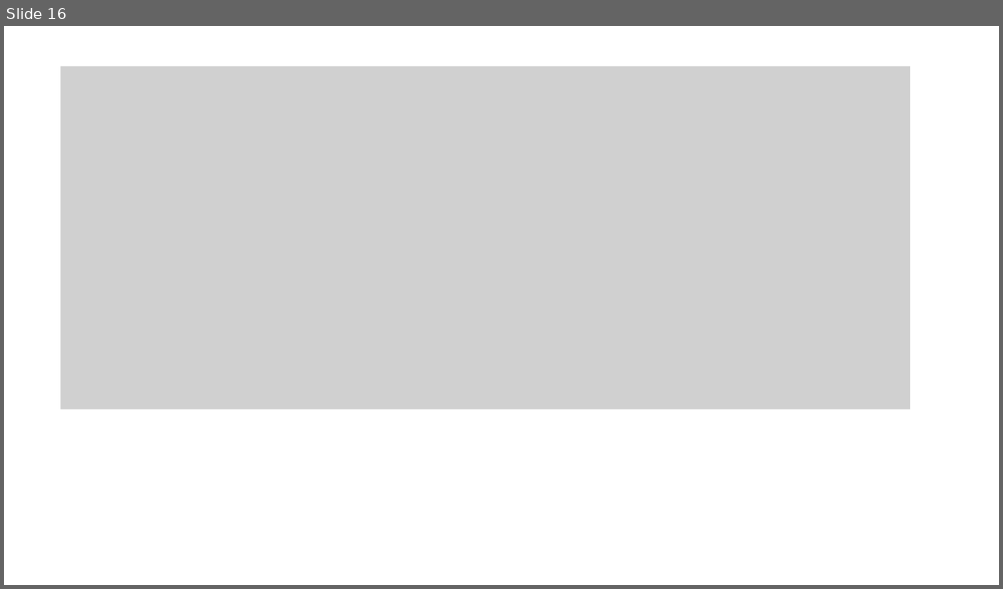
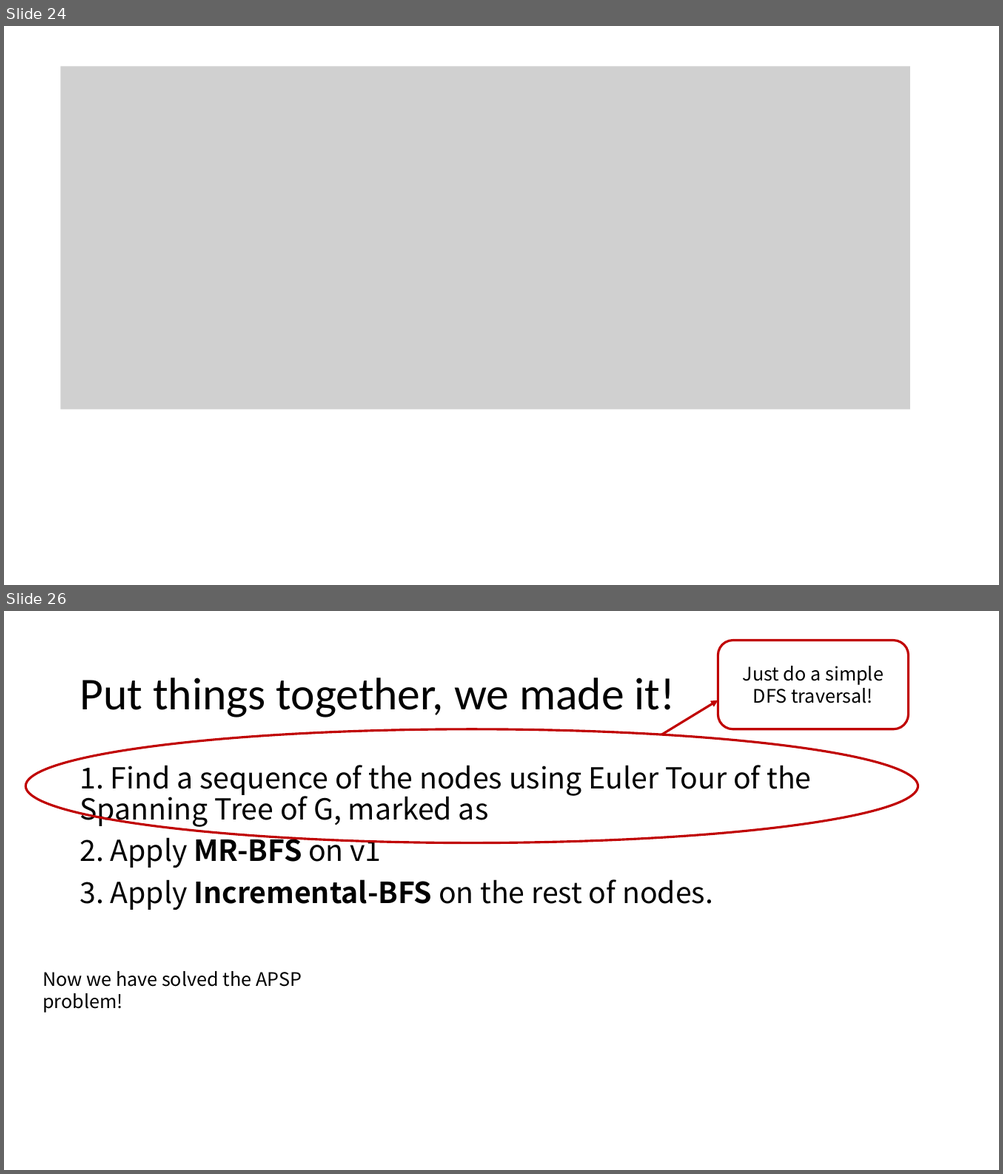
Before and after one commit to KSDeng/CS5234_miniproject, a slide deck: slide.pptx. Shown one above the other, each under a label of ours: slide 16 before the commit, slides 24 and 26 after it; the slides between them are not shown. The pictures are 1003x589 and 1003x1174 pixels, drawn with LibreOffice and Linux fonts; fonts in the diff are those of the drawing; grey boxes stand for pictures. Boxes give left, top, right and bottom in pixels: in the first picture for what was removed or moved away, otherwise in the second. Text is boxed around its words. In the diff, an @@ line names an element or a change of style, - is before the commit and + after.

```diff
--- a/slide.pptx
+++ b/slide.pptx
@@ slide 26 added at bbox=[4, 611, 999, 1170], background #FFFFFF @@
@@ rounded rectangle added at bbox=[718, 640, 908, 729], outline #C00000 2.25 pt, 18 pt, text #000000 @@
+Just do a simple
+DFS traversal!
@@ title added at bbox=[79, 678, 675, 718], 44 pt, text #000000 @@
+Put things together, we made it!
@@ arrow added from (661, 735) to (718, 701), #C00000 2.25 pt @@
@@ ellipse added at bbox=[25, 729, 918, 844], outline #C00000 2.25 pt @@
@@ text added at bbox=[79, 759, 811, 910], 28 pt, text #000000 @@
+1. Find a sequence of the nodes using Euler Tour of the Spanning Tree of G, marked as
+2. Apply MR-BFS on v1
+3. Apply Incremental-BFS on the rest of nodes.
@@ text added at bbox=[42, 971, 301, 1013], 18 pt, text #000000 @@
+Now we have solved the APSP problem!
@@ what was slide 16 is now slide 24 @@
```
Also in this commit, not shown: 11 slides changed, 12 other slides added, 4 slides removed, 1 other file.
